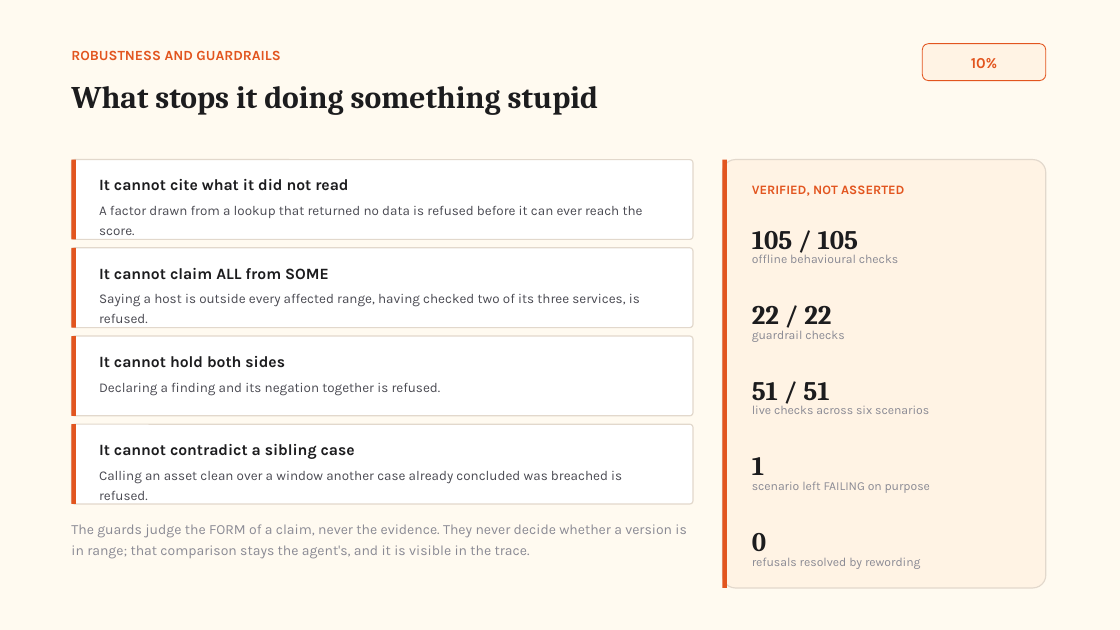
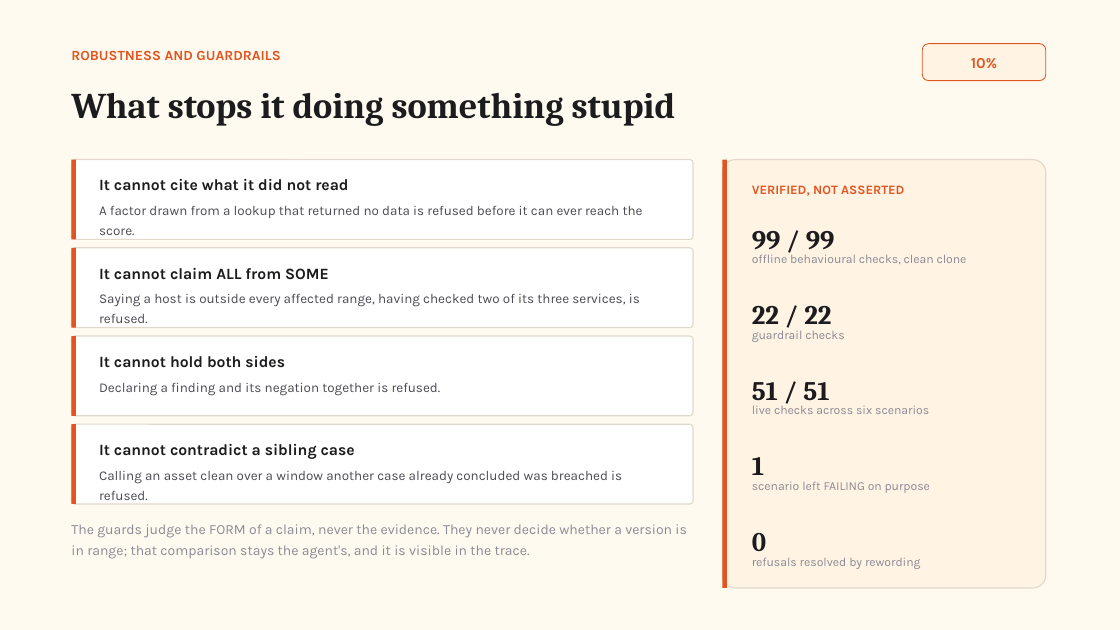
Before and after one commit to Graybeep/Dropout_Autonomous-SOC-Investigation-Response-Agent, a slide deck: slide 9 of deck.pptx (slide 10 before the commit). Drawn at 1120x630 pixels with LibreOffice and Linux fonts; fonts in the diff are those of the drawing. Boxes give left, top, right and bottom in pixels: in the first picture for what was removed or moved away, otherwise in the second. Text is boxed around its words. In the diff, an @@ line names an element or a change of style, - is before the commit and + after.

Commit message:
Add architecture documentation; add a matching architecture slide to the deck
docs/ARCHITECTURE.md covers the nine components the brief asked for, each mapped
to the file and function that implements it: Agent/Controller, Tools, External
Systems, Memory/State, Retrieval, Planning, Evaluation/Verification, Human
Interaction and Failure Handling. It includes a Mermaid diagram with a
plain-text fallback, a sequence diagram of the normal path, and the
reconsideration and failure paths traced through real scenarios. Every numeric
and structural claim was checked against the code before committing: turn cap
14, rejection cap 3, retry cap 5, both score clamps, the two-hour stale-lock
timeout, and that the control-plane functions are absent from both agent
toolsets. All sixteen file paths it cites exist.

It states two things plainly rather than implying otherwise: retrieval is
structured keyed lookup with no vector store, by design, and there is no
separate planner module - planning is the model working inside constraints the
prompts set, with re-planning after new evidence enforced structurally by
reconsider() re-entering at HYPOTHESIZE.

The README's component table now lists the same nine, splitting Tools from
Retrieval. That closes the earlier "nine components, eight named" gap and the
README-versus-deck contradiction.

Deck: new slide 4, the same nine components as a diagram. Rendered every slide
through PowerPoint and inspected the output rather than trusting geometry
checks, which found four layout defects a bounds check could not see - two
titles wrapping into content and being clipped (slides 3 and 7), a card overflow
on slide 2, and a legend colliding with body text on slide 4 - plus slide 9
quoting 105/105 where the README uses 99/99 as the single public number. All
fixed and re-rendered.

```diff
--- a/deck.pptx
+++ b/deck.pptx
@@ text "What stops it doing something ..." at (71, 93, 676, 126): size 27 to 31 pt @@
@@ text at (752, 231, 835, 255): text changed @@
-105 / 105
+99 / 99
@@ text at (752, 254, 967, 264): text changed @@
-offline behavioural checks
+offline behavioural checks, clean clone
```
Also in this commit, not shown: 7 other slides changed, 1 slide added, 2 slides removed, 3 other files.
